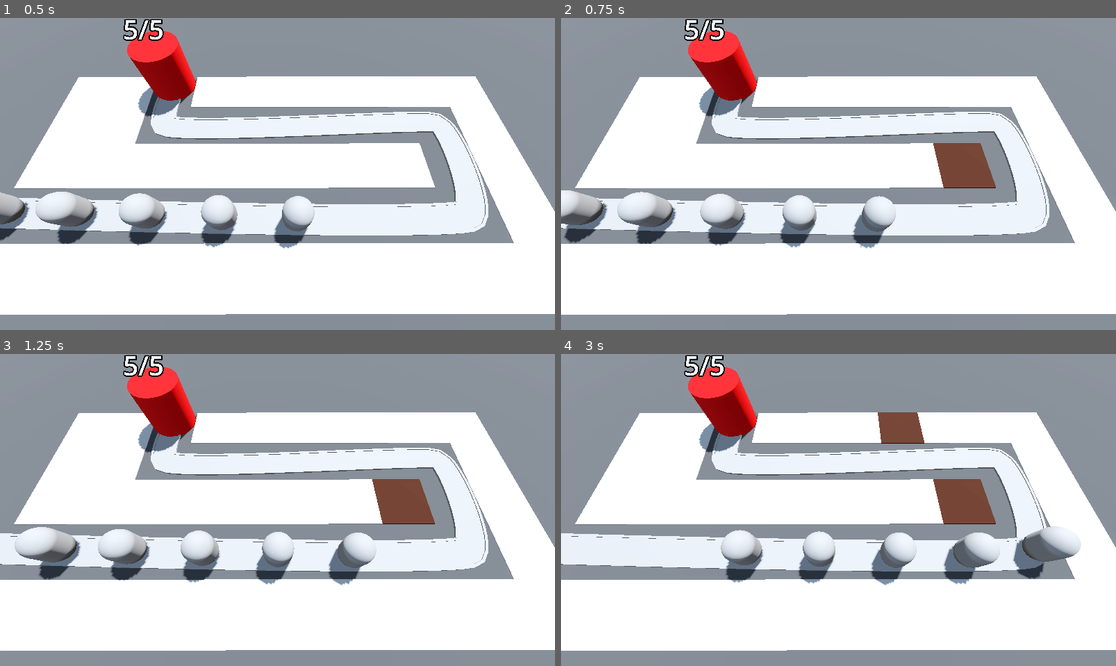
Above: before the commit, frames 1-4 (two rows, left to right).
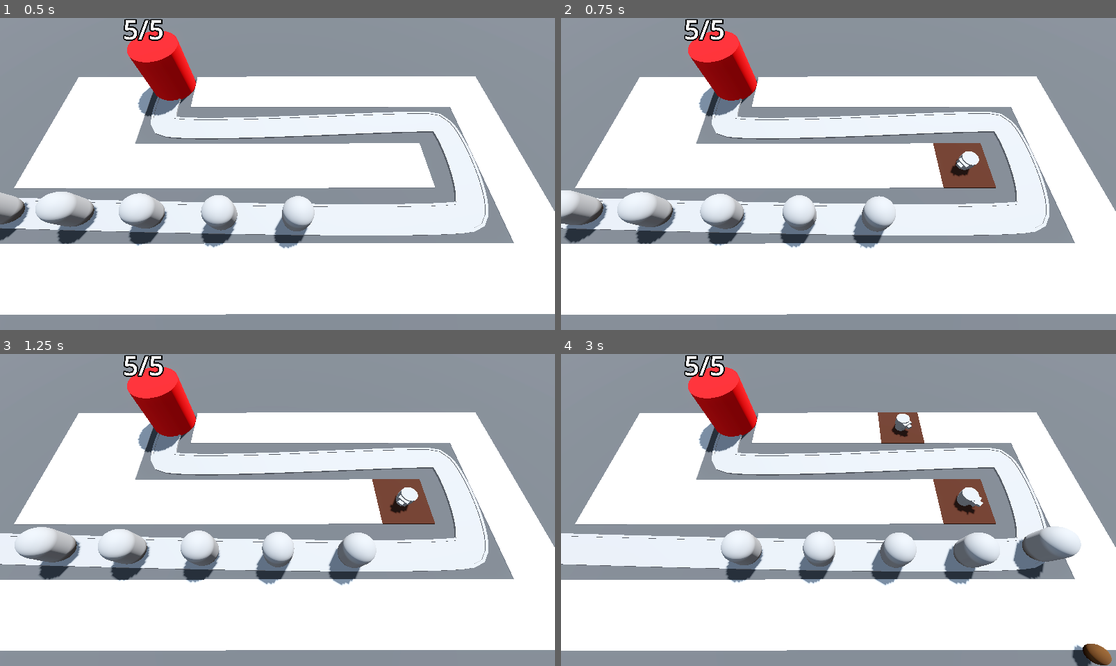
Above: after the commit, the same moments.

Repository: fFukurou/ProjectBlaster
Game: Godot game, scene res://BaseLevel.tscn
Same seed, same stepped clock (60 frames per second), same inputs: the game is played once before the commit and once after it.
Inputs (mouse positions are in pixels of both pictures, inside the frame that each line leads up to):
- Up to frame 1 (0.5 s): no input
- Up to frame 2 (0.75 s): move the mouse to (960, 158) at 0.52 s; click (960, 158) at 0.6 s
- Up to frame 3 (1.25 s): no input
- Up to frame 4 (3 s): move the mouse to (727, 525) at 1.27 s; click (727, 525) at 1.35 s; move the mouse to (894, 441) at 2.02 s; click (894, 441) at 2.1 s; move the mouse to (810, 572) at 2.77 s; click (810, 572) at 2.85 s

Frame 1 is identical in both runs. In frame 2, 0.3% of the frame differs, in the area x 70-76%, y 42-51%; in frame 3, 0.3%; in frame 4, 0.9%, in the area x 59-100%, y 19-100%.

Commit message:
added camera rotation and shooting towards enemies

Diff:
--- a/BaseLevel.tscn
+++ b/BaseLevel.tscn
@@ -1,9 +1,11 @@
-[gd_scene load_steps=10 format=3 uid="uid://ed8oybvj24yl"]
+[gd_scene load_steps=12 format=3 uid="uid://ed8oybvj24yl"]
 
 [ext_resource type="MeshLibrary" uid="uid://b14y56dyy8y4r" path="res://MeshLibraries/SpaceLibrary.tres" id="1_8plsj"]
 [ext_resource type="PackedScene" uid="uid://cgp2sb7587mmy" path="res://RayPickerCamera/ray_picker_camera.tscn" id="1_i3t6g"]
 [ext_resource type="PackedScene" uid="uid://xgqiqel5mbqu" path="res://Enemy/enemy.tscn" id="2_653x6"]
 [ext_resource type="PackedScene" uid="uid://c0o5gvdayjtv8" path="res://Base/base.tscn" id="3_dv1gu"]
+[ext_resource type="Script" path="res://turret_manager.gd" id="5_irb5l"]
+[ext_resource type="PackedScene" uid="uid://cdg8ti7wt76or" path="res://Turret/turret.tscn" id="6_xcrnx"]
 
 [sub_resource type="ProceduralSkyMaterial" id="ProceduralSkyMaterial_e34pd"]
 sky_horizon_color = Color(0.64625, 0.65575, 0.67075, 1)
@@ -42,8 +44,9 @@
 size = Vector3(100, 2, 100)
 material = SubResource("StandardMaterial3D_aad5i")
 
-[node name="RayPickerCamera" parent="." node_paths=PackedStringArray("gridmap") instance=ExtResource("1_i3t6g")]
+[node name="RayPickerCamera" parent="." node_paths=PackedStringArray("gridmap", "turret_manager") instance=ExtResource("1_i3t6g")]
 gridmap = NodePath("../GridMap")
+turret_manager = NodePath("../TurretManager")
 
 [node name="GridMap" type="GridMap" parent="."]
 mesh_library = ExtResource("1_8plsj")
@@ -100,7 +103,7 @@
 transform = Transform3D(-0.00851625, 0, -0.999963, 0, 1, 0, 0.999963, 0, -0.00851625, -21.1798, 0, 5.81204)
 
 [node name="Enemy2" parent="Path3D" instance=ExtResource("2_653x6")]
-transform = Transform3D(-0.0290395, 0, -0.999576, 0, 1, 0, 0.999576, 0, -0.0290395, -16.1823, 0, 5.96533)
+transform = Transform3D(-0.0290394, 0, -0.999576, 0, 1, 0, 0.999576, 0, -0.0290394, -16.1823, 0, 5.96533)
 progress = 5.0
 
 [node name="Enemy3" parent="Path3D" instance=ExtResource("2_653x6")]
@@ -116,3 +119,8 @@
 progress = 20.0
 
 [node name="Base" parent="." instance=ExtResource("3_dv1gu")]
+
+[node name="TurretManager" type="Node3D" parent="." node_paths=PackedStringArray("enemy_path")]
+script = ExtResource("5_irb5l")
+turret = ExtResource("6_xcrnx")
+enemy_path = NodePath("../Path3D")
--- a/RayPickerCamera/ray_picker_camera.gd
+++ b/RayPickerCamera/ray_picker_camera.gd
@@ -1,6 +1,7 @@
 extends Camera3D
 
 @export var gridmap: GridMap
+@export var turret_manager: Node3D
 
 
 @onready var ray_cast_3d: RayCast3D = $RayCast3D
@@ -19,6 +20,8 @@
 			var cell = gridmap.local_to_map(collision_point)
 			if gridmap.get_cell_item(cell) == 0 and Input.is_action_just_pressed("click"):
 				gridmap.set_cell_item(cell, 1)
+				var tile_position = gridmap.map_to_local(cell)
+				turret_manager.build_turret(tile_position)
 
 
 
--- /dev/null
+++ b/Turret/projectile.gd
@@ -0,0 +1,17 @@
+extends Area3D
+
+
+
+var direction := Vector3.FORWARD
+
+@export var speed := 30.0
+@onready var timer: Timer = $Timer
+
+
+func _physics_process(delta: float) -> void:
+	self.position += direction * speed * delta
+
+
+func _on_timer_timeout() -> void:
+	self.queue_free()
+	#print("Pr ojectile Destroyed")
--- /dev/null
+++ b/Turret/projectile.tscn
@@ -0,0 +1,28 @@
+[gd_scene load_steps=5 format=3 uid="uid://te0mbgdyjvfo"]
+
+[ext_resource type="Script" path="res://Turret/projectile.gd" id="1_edkax"]
+
+[sub_resource type="StandardMaterial3D" id="StandardMaterial3D_nltk8"]
+albedo_color = Color(0.299024, 0.172048, 0.00183794, 1)
+
+[sub_resource type="SphereMesh" id="SphereMesh_oymmg"]
+material = SubResource("StandardMaterial3D_nltk8")
+
+[sub_resource type="SphereShape3D" id="SphereShape3D_7oau4"]
+
+[node name="Projectile" type="Area3D"]
+top_level = true
+script = ExtResource("1_edkax")
+
+[node name="MeshInstance3D" type="MeshInstance3D" parent="."]
+mesh = SubResource("SphereMesh_oymmg")
+
+[node name="CollisionShape3D" type="CollisionShape3D" parent="."]
+shape = SubResource("SphereShape3D_7oau4")
+
+[node name="Timer" type="Timer" parent="."]
+wait_time = 2.0
+one_shot = true
+autostart = true
+
+[connection signal="timeout" from="Timer" to="." method="_on_timer_timeout"]
--- /dev/null
+++ b/Turret/turret.gd
@@ -0,0 +1,19 @@
+extends Node3D
+
+@export var projectile: PackedScene
+
+var enemy_path: Path3D
+
+@onready var turret_top: MeshInstance3D = $TurretBase/TurretTop
+
+
+func _physics_process(delta: float) -> void:
+	var enemy = enemy_path.get_children().back()
+	look_at(enemy.global_position, Vector3.UP, true)
+
+func _on_timer_timeout() -> void:
+	var shot = projectile.instantiate()
+	add_child(shot)
+	shot.global_position = turret_top.global_position
+	#shot.direction = basis.z <----- basis is a local variable, that means that if the scene rotates, everything goes to shit
+	shot.direction = global_transform.basis.z
--- /dev/null
+++ b/Turret/turret.tscn
@@ -0,0 +1,43 @@
+[gd_scene load_steps=7 format=3 uid="uid://cdg8ti7wt76or"]
+
+[ext_resource type="Script" path="res://Turret/turret.gd" id="1_37rfg"]
+[ext_resource type="PackedScene" uid="uid://te0mbgdyjvfo" path="res://Turret/projectile.tscn" id="1_t1gxt"]
+
+[sub_resource type="CylinderMesh" id="CylinderMesh_jlwv7"]
+height = 1.0
+
+[sub_resource type="CylinderMesh" id="CylinderMesh_p2vos"]
+top_radius = 0.6
+bottom_radius = 0.6
+height = 0.6
+
+[sub_resource type="BoxMesh" id="BoxMesh_nmopi"]
+size = Vector3(0.8, 0.4, 0.4)
+
+[sub_resource type="BoxMesh" id="BoxMesh_v4mfj"]
+size = Vector3(0.4, 0.2, 0.48)
+
+[node name="Turret" type="Node3D"]
+script = ExtResource("1_37rfg")
+projectile = ExtResource("1_t1gxt")
+
+[node name="TurretBase" type="MeshInstance3D" parent="."]
+transform = Transform3D(1, 0, 0, 0, 1, 0, 0, 0, 1, 0, 0.5, 0)
+mesh = SubResource("CylinderMesh_jlwv7")
+
+[node name="TurretTop" type="MeshInstance3D" parent="TurretBase"]
+transform = Transform3D(1, 0, 0, 0, 1, 0, 0, 0, 1, 0, 0.3, 0)
+mesh = SubResource("CylinderMesh_p2vos")
+
+[node name="Visor" type="MeshInstance3D" parent="TurretBase/TurretTop"]
+transform = Transform3D(1, 0, 0, 0, 1, 0, 0, 0, 1, 0, 0, 0.59)
+mesh = SubResource("BoxMesh_nmopi")
+
+[node name="Barrel" type="MeshInstance3D" parent="TurretBase/TurretTop/Visor"]
+transform = Transform3D(1, 0, 0, 0, 1, 0, 0, 0, 1, 0, 0, 0.23737)
+mesh = SubResource("BoxMesh_v4mfj")
+
+[node name="Timer" type="Timer" parent="."]
+autostart = true
+
+[connection signal="timeout" from="Timer" to="." method="_on_timer_timeout"]
--- /dev/null
+++ b/turret_manager.gd
@@ -0,0 +1,17 @@
+extends Node3D
+
+@export var turret: PackedScene
+@export var enemy_path: Path3D
+
+# Called when the node enters the scene tree for the first time.
+
+func build_turret(turret_position: Vector3) -> void:
+	var new_turret = turret.instantiate()
+	add_child(new_turret)
+	new_turret.global_position = turret_position
+	new_turret.enemy_path = enemy_path
+
+
+# Called every frame. 'delta' is the elapsed time since the previous frame.
+#func _process(delta: float) -> void:
+	#pass
Not shown: 6 places in MeshLibraries/SpaceLibrary.tres that only renumber resources
